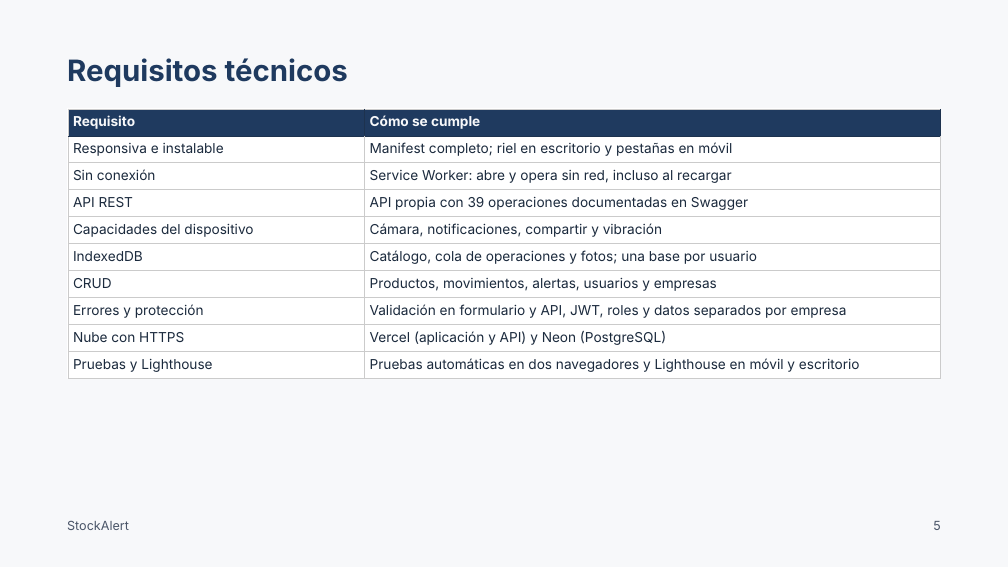
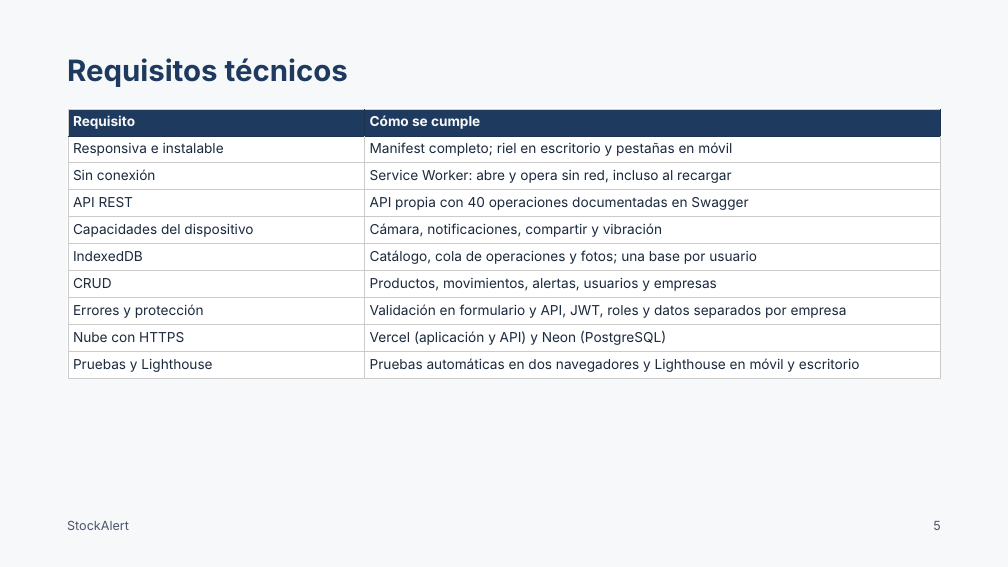
Before and after one commit to Jess4lxy/StockAlert-project, a slide deck: slide 5 of docs/proyecto-integrador/StockAlert Proyecto Integrador.pptx. Drawn at 1008x567 pixels with LibreOffice and Linux fonts; fonts in the diff are those of the drawing. Boxes give left, top, right and bottom in pixels: in the first picture for what was removed or moved away, otherwise in the second. Text is boxed around its words. In the diff, an @@ line names an element or a change of style, - is before the commit and + after.

```diff
--- a/docs/proyecto-integrador/StockAlert Proyecto Integrador.pptx
+++ b/docs/proyecto-integrador/StockAlert Proyecto Integrador.pptx
@@ table at box(68, 109, 941, 379) @@
-row 4, column 2: API propia con 39 operaciones documentadas en Swagger
+row 4, column 2: API propia con 40 operaciones documentadas en Swagger
```
Also in this commit, not shown: 5 other slides changed, 27 other files.
